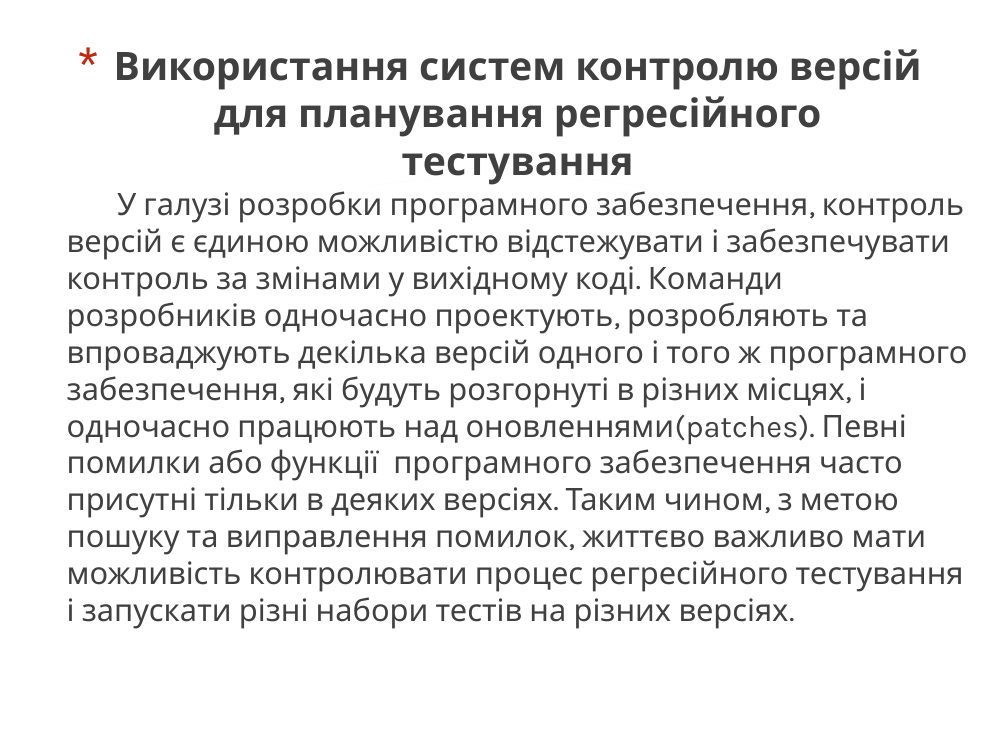
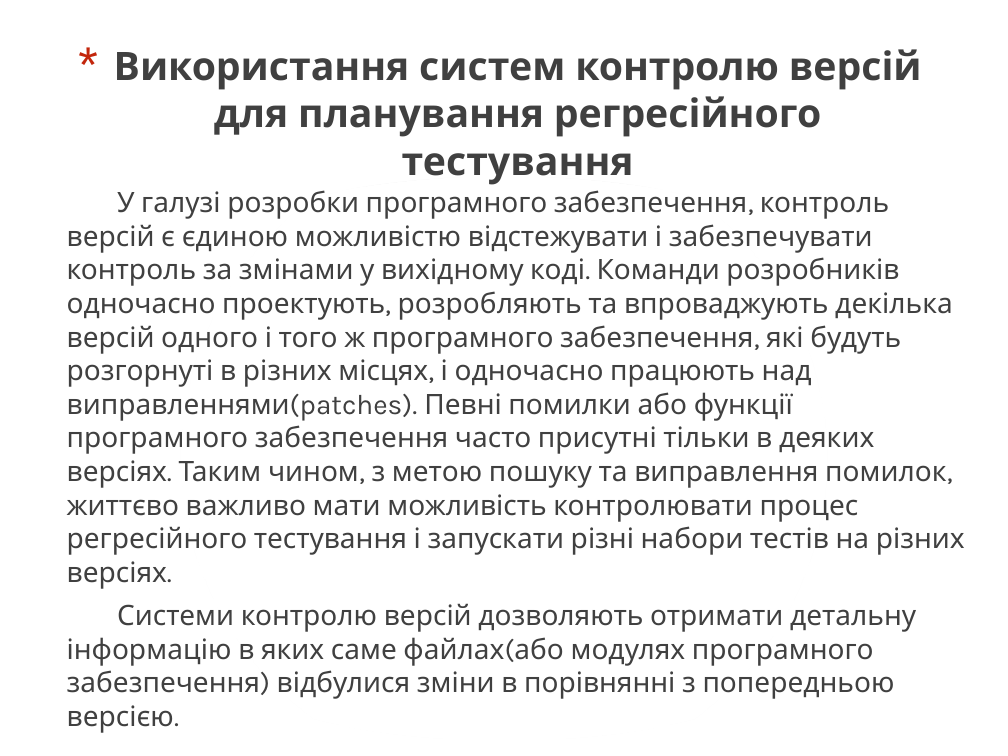
Before and after one commit to asdanilenk/Bakalavr, a slide deck: slide 7 of Diplom.pptx (slide 6 before the commit). Drawn at 1008x756 pixels with LibreOffice and Linux fonts; fonts in the diff are those of the drawing. Boxes give left, top, right and bottom in pixels: in the first picture for what was removed or moved away, otherwise in the second. Text is boxed around its words. In the diff, an @@ line names an element or a change of style, - is before the commit and + after.

```diff
--- a/Diplom.pptx
+++ b/Diplom.pptx
@@ text at (67,190,965,699): text changed; size 22 to 20 pt @@
-У галузі розробки програмного забезпечення, контроль версій є єдиною можливістю відстежувати і забезпечувати контроль за змінами у вихідному коді. Команди розробників одночасно проектують, розробляють та впроваджують декілька версій одного і того ж програмного забезпечення, які будуть розгорнуті в різних місцях, і одночасно працюють над оновленнями(patches). Певні помилки або функції програмного забезпечення часто присутні тільки в деяких версіях. Таким чином, з метою пошуку та виправлення помилок, життєво важливо мати можливість контролювати процес регресійного тестування і запускати різні набори тестів на різних версіях.
+У галузі розробки програмного забезпечення, контроль версій є єдиною можливістю відстежувати і забезпечувати контроль за змінами у вихідному коді. Команди розробників одночасно проектують, розробляють та впроваджують декілька версій одного і того ж програмного забезпечення, які будуть розгорнуті в різних місцях, і одночасно працюють над виправленнями(patches). Певні помилки або функції програмного забезпечення часто присутні тільки в деяких версіях. Таким чином, з метою пошуку та виправлення помилок, життєво важливо мати можливість контролювати процес регресійного тестування і запускати різні набори тестів на різних версіях.
+Системи контролю версій дозволяють отримати детальну інформацію в яких саме файлах(або модулях програмного забезпечення) відбулися зміни в порівнянні з попередньою версією.
```
Also in this commit, not shown: 3 other slides changed, 7 slides added, 3 slides removed, 12 other files.
